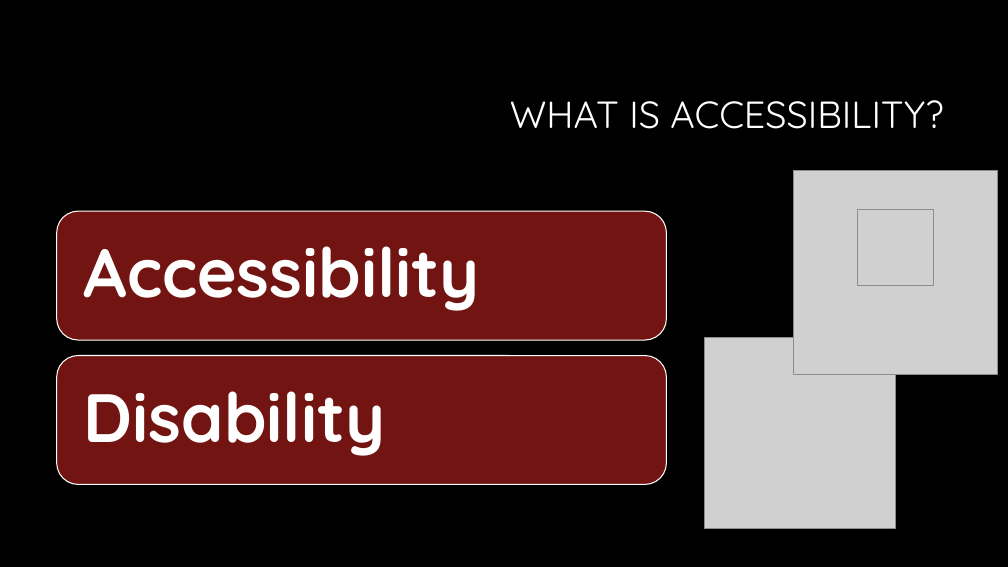
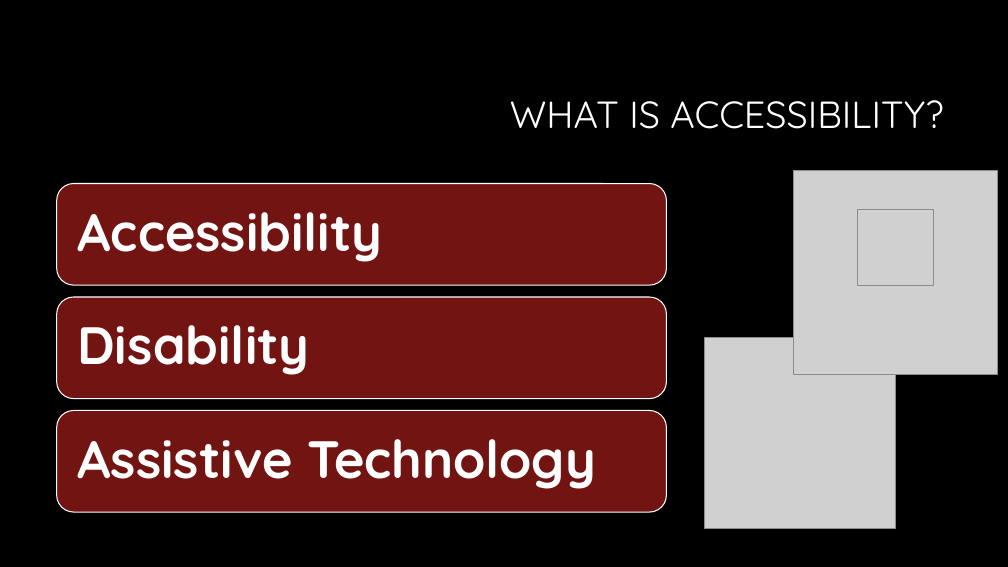
Before and after one commit to CorgiDev/A11y-Materials, a slide deck: slide 3 of Presenations/2023 Presentations/2023_Accessibility Testing.pptx. Drawn at 1008x567 pixels with LibreOffice and Linux fonts; fonts in the diff are those of the drawing; grey boxes stand for pictures; background and template pictures are left out. Boxes give left, top, right and bottom in pixels: in the first picture for what was removed or moved away, otherwise in the second. Text is boxed around its words. In the diff, an @@ line names an element or a change of style, - is before the commit and + after.

```diff
--- a/Presenations/2023 Presentations/2023_Accessibility Testing.pptx
+++ b/Presenations/2023 Presentations/2023_Accessibility Testing.pptx
@@ rounded rectangle: place and size @@
-rounded rectangle at bbox=[57, 211, 666, 340]
+rounded rectangle at bbox=[57, 184, 666, 285]
@@ text "Accessibility": place and size @@
-text "Accessibility" at bbox=[83, 246, 480, 311]
+text "Accessibility" at bbox=[77, 212, 382, 262]
@@ text "Accessibility" at bbox=[77, 212, 382, 262]: size 65 to 50 pt; less space between paragraphs @@
@@ rounded rectangle added at bbox=[57, 297, 666, 399], fill #721411, outline #FFFFFF 1 pt @@
@@ text "Disability" at bbox=[77, 325, 309, 375]: size 65 to 50 pt; less space between paragraphs @@
@@ text "Disability": place and size @@
-text "Disability" at bbox=[83, 391, 385, 456]
+text "Disability" at bbox=[77, 325, 309, 375]
@@ rounded rectangle: place and size @@
-rounded rectangle at bbox=[57, 355, 666, 484]
+rounded rectangle at bbox=[57, 411, 666, 512]
@@ text added at bbox=[77, 439, 596, 489], 50 pt, text #FFFFFF, bold @@
+Assistive Technology
```
